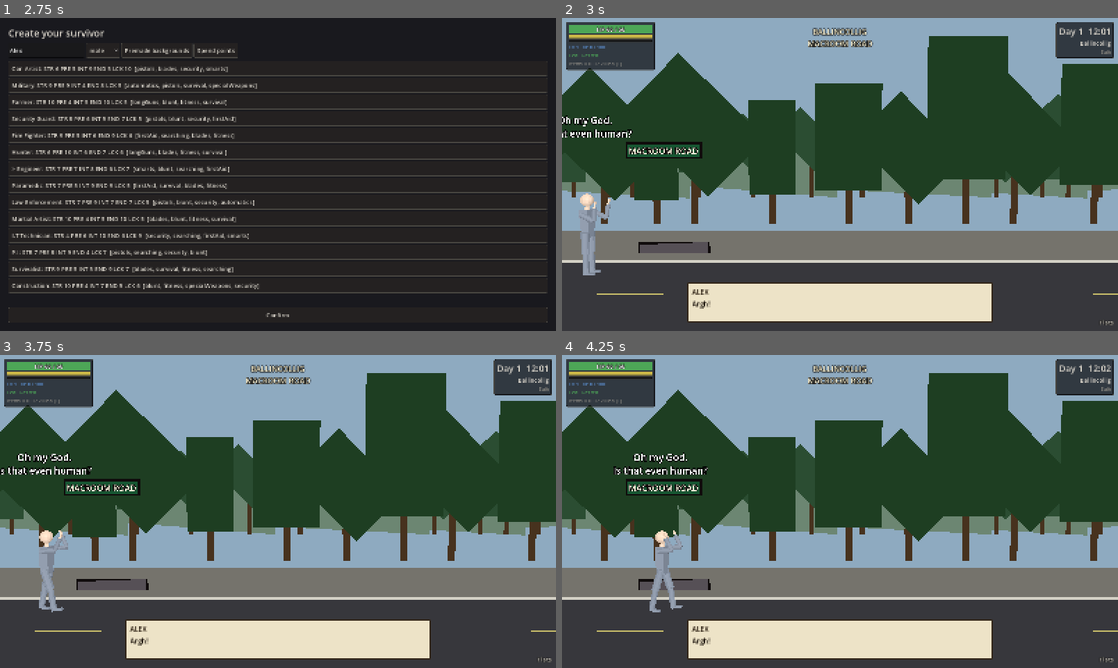
Above: before the commit, frames 1-4 (two rows, left to right).
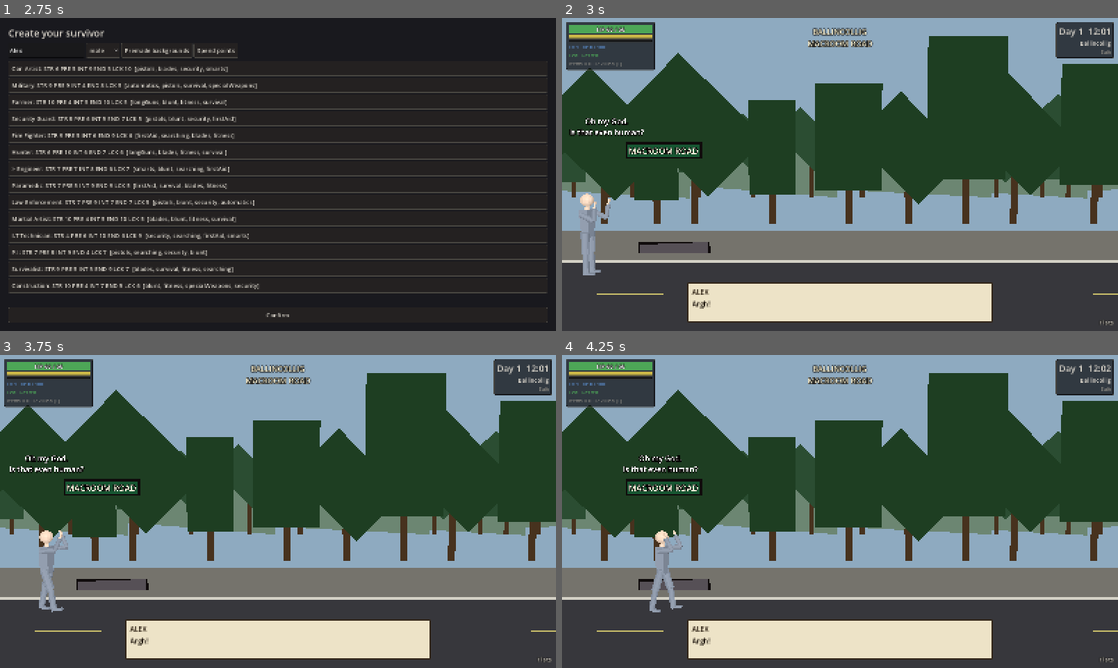
Above: after the commit, the same moments.

Repository: Natkiio/union-city-3d-remake
Game: Godot game, scene res://scenes/ui/main_menu.tscn
Two runs of this game, one before a commit and one after it. Both use one fixed random seed, a clock stepped at 60 frames per second and the inputs below.
Inputs (mouse positions are in pixels of both pictures, inside the frame that each line leads up to):
- Up to frame 1 (2.75 s): click "New Game" at 0.5 s; click (44, 49) at 1.27 s; type "Alex" at 1.35 s; click "New Game" at 2 s
- Up to frame 2 (3 s): click "Confirm" at 2.75 s
- Up to frame 3 (3.75 s): tap Enter (ui_accept) at 3.5 s; move the mouse to (400, 495) at 3.52 s; hold D (move_right) from 3.53 s (still down); hold C (crouch) from 3.53 s (still down); click (400, 495) at 3.67 s
- Up to frame 4 (4.25 s): keep holding D (move_right); keep holding C (crouch); tap W (jump) at 3.77, 4.07 s; tap Shift (run) at 3.8 s

Frame 1 is identical in both runs. In frame 2, 0.5% of the frame differs, in the area x 0-25%, y 31-44%; in frame 3, 0.5%; in frame 4, 0.5%, in the area x 9-27%, y 31-44%.

Commit message:
In-world text goes through WorldText: fixed on-screen size, wrapped, kept inside the window
Container prompts, door prompts, NPC names, quest markers and speech bubbles
are screen-space labels (22-40px, wrapped to 260-280px). The locked state of a
container is now a second line. Wall signs share the helper and are width
capped. Verified with windowed screenshots and tests/test_labels.gd.

Diff:
--- a/scripts/loot/container.gd
+++ b/scripts/loot/container.gd
@@ -34,7 +34,7 @@
 var reopen_cooldown: float = 0.0
 var _lock_busy: bool = false
 var _body: MeshInstance3D
-var _label: Label3D
+var _label: WorldText
 var _trigger: Area3D
 
 
@@ -233,7 +233,7 @@
 	var text := "[E] %s" % title
 	if is_locked():
 		var d := lock_def()
-		text = "%s [LOCKED - %s]" % [title, str(d["lock_diff"]).to_upper()]
+		text = "%s\nLOCKED - %s" % [title, str(d["lock_diff"]).to_upper()]
 	elif searched and items.is_empty():
 		text = "%s (empty)" % title
 	_label.text = text
@@ -308,11 +308,8 @@
 	hover.add_child(hshape)
 	add_child(hover)
 
-	_label = Label3D.new()
+	_label = WorldText.make("", WorldText.Kind.PROMPT)
 	_label.name = "Prompt"
-	_label.billboard = BaseMaterial3D.BILLBOARD_ENABLED
-	_label.no_depth_test = true
-	_label.pixel_size = 0.01
 	_label.position = Vector3(0, maxf(size.y, 1.0) + 0.5, 0.0)
 	_label.visible = false
 	add_child(_label)
--- a/scripts/story/npc.gd
+++ b/scripts/story/npc.gd
@@ -31,7 +31,7 @@
 const LABEL_GAP := 0.3
 
 var model: Node3D
-var _label: Label3D
+var _label: WorldText
 var _anim: AnimationPlayer
 var _built: bool = false
 
@@ -88,9 +88,7 @@
 		_anim.get_animation("Idle").loop_mode = Animation.LOOP_PINGPONG
 		_anim.play("Idle")
 		_anim.seek(randf() * _anim.current_animation_length, true) # crowds do not sync
-	_label = Label3D.new()
-	_label.billboard = BaseMaterial3D.BILLBOARD_ENABLED
-	_label.pixel_size = 0.006
+	_label = WorldText.make("", WorldText.Kind.NAME)
 	_label.position.y = 2.1
 	_label.visible = false
 	add_child(_label)
--- /dev/null
+++ b/scripts/ui/world_text.gd
@@ -0,0 +1,81 @@
+class_name WorldText
+extends Label3D
+## One place for in-world text (Label3D): prompts, names, bubbles, markers, signs.
+## Screen-space kinds (PROMPT, NAME, BUBBLE, MARKER) are fixed_size: a constant
+## on-screen size at any camera distance, wrapped to a width and nudged back
+## inside the window when they would run off an edge. SIGN kinds sit on walls and
+## scale with the scene, so they stay world-sized but are capped in width.
+
+enum Kind { PROMPT, NAME, BUBBLE, MARKER, TITLE, SIGN }
+
+## On-screen pixels per font pixel for a fixed_size label at pixel_size FIXED_PS.
+const FIXED_PS := 0.0007
+const SCREEN_SCALE := 1.0
+const SCREEN_MARGIN := 10.0
+const OUTLINE := Color(0.05, 0.04, 0.04)
+const MAX_SCREEN_WIDTH := 1.0 / 3.0 ## of the window, for any screen-space kind
+
+## kind -> [font_size (= on-screen px), wrap width in font px, outline px, fixed]
+const SPEC := {
+	Kind.PROMPT: [24, 260, 7, true],
+	Kind.NAME: [24, 260, 7, true],
+	Kind.BUBBLE: [24, 280, 7, true],
+	Kind.MARKER: [40, 80, 10, true],
+	Kind.TITLE: [30, 640, 8, false],
+	Kind.SIGN: [28, 420, 8, false],
+}
+
+var kind: int = Kind.PROMPT
+var clamp_to_screen := false
+
+
+## A ready label. `color` defaults to white; world-sized kinds ignore font_px
+## unless given (wall signs pick their own size).
+static func make(text: String, k: int = Kind.PROMPT, color: Color = Color.WHITE, font_px: int = 0) -> WorldText:
+	var l := WorldText.new()
+	l.kind = k
+	var s: Array = SPEC[k]
+	var fixed: bool = s[3]
+	l.font_size = font_px if font_px > 0 else int(s[0])
+	l.width = float(s[1])
+	l.autowrap_mode = TextServer.AUTOWRAP_WORD_SMART
+	l.outline_size = int(s[2])
+	l.outline_modulate = OUTLINE
+	l.modulate = color
+	l.horizontal_alignment = HORIZONTAL_ALIGNMENT_CENTER
+	l.shaded = false
+	l.double_sided = false
+	l.text = text
+	if fixed:
+		l.fixed_size = true
+		l.pixel_size = FIXED_PS
+		l.no_depth_test = true
+		l.billboard = BaseMaterial3D.BILLBOARD_ENABLED
+		l.clamp_to_screen = true
+	else:
+		l.pixel_size = 0.006
+	return l
+
+
+## Largest on-screen width, px, this label can take (fixed kinds only).
+func max_screen_px(viewport_w: float) -> float:
+	return minf(width * SCREEN_SCALE, viewport_w * MAX_SCREEN_WIDTH) if fixed_size else width * SCREEN_SCALE
+
+
+func _process(_delta: float) -> void:
+	if not clamp_to_screen or not visible or not is_inside_tree():
+		return
+	var cam := get_viewport().get_camera_3d()
+	if cam == null or cam.is_position_behind(global_position):
+		return
+	var vp := get_viewport().get_visible_rect().size
+	var f: Font = font if font != null else ThemeDB.fallback_font
+	var size := f.get_multiline_string_size(text, HORIZONTAL_ALIGNMENT_CENTER, width, font_size)
+	var half := (minf(size.x, width) * 0.5 + outline_size) * SCREEN_SCALE
+	var sx := cam.unproject_position(global_position).x
+	var shift := 0.0
+	if sx - half < SCREEN_MARGIN:
+		shift = SCREEN_MARGIN - (sx - half)
+	elif sx + half > vp.x - SCREEN_MARGIN:
+		shift = (vp.x - SCREEN_MARGIN) - (sx + half)
+	offset.x = shift / SCREEN_SCALE
--- a/scripts/world/level_builder.gd
+++ b/scripts/world/level_builder.gd
@@ -230,14 +230,8 @@
 	cs.position = Vector3(0, 1.2, visual_z + depth * 0.5)
 	area.add_child(cs)
 	area.position = Vector3(x, 0, 0)
-	var prompt := Label3D.new()
+	var prompt := WorldText.make("", WorldText.Kind.PROMPT, Color(1, 0.95, 0.6))
 	prompt.name = "Prompt"
-	prompt.font_size = 36
-	prompt.pixel_size = 0.006
-	prompt.outline_size = 10
-	prompt.modulate = Color(1, 0.95, 0.6)
-	prompt.billboard = BaseMaterial3D.BILLBOARD_ENABLED
-	prompt.no_depth_test = true
 	prompt.position = Vector3(0, 2.4, 0.2)
 	area.add_child(prompt)
 	area.prompt = prompt
--- a/scripts/world/run_glue.gd
+++ b/scripts/world/run_glue.gd
@@ -178,15 +178,8 @@
 	var old := target.get_node_or_null("SpeechBubble")
 	if old != null:
 		old.free()
-	var l := Label3D.new()
+	var l := WorldText.make(text, WorldText.Kind.BUBBLE)
 	l.name = "SpeechBubble"
-	l.text = text
-	l.font_size = 40
-	l.pixel_size = 0.005
-	l.outline_size = 12
-	l.billboard = BaseMaterial3D.BILLBOARD_ENABLED
-	l.no_depth_test = true
-	l.modulate = Color(1, 1, 1)
 	l.position = Vector3(0, 2.2, 0)
 	target.add_child(l)
 	var t := l.create_tween()
@@ -268,15 +261,9 @@
 				label.visible = false
 			continue
 		if label == null:
-			label = Label3D.new()
+			label = WorldText.make("", WorldText.Kind.MARKER, Color(1.0, 0.85, 0.2))
 			label.name = MARKER_NAME
-			label.font_size = 96
-			label.pixel_size = 0.006
-			label.outline_size = 18
-			label.billboard = BaseMaterial3D.BILLBOARD_ENABLED
-			label.no_depth_test = true
 			label.position = Vector3(0, 2.5, 0)
-			label.modulate = Color(1.0, 0.85, 0.2)
 			npc.add_child(label)
 		label.text = mark
 		label.visible = true
--- a/scripts/world/set_dressing.gd
+++ b/scripts/world/set_dressing.gd
@@ -79,16 +79,8 @@
 
 
 func label(parent: Node3D, pos: Vector3, text: String, font_size: int = 48, color: Color = Color(0.95, 0.93, 0.85)) -> Label3D:
-	var l := Label3D.new()
-	l.text = text
-	l.font_size = font_size
-	l.pixel_size = 0.006
-	l.modulate = color
-	l.outline_modulate = OUTLINE
-	l.outline_size = 10
+	var l := WorldText.make(text, WorldText.Kind.SIGN, color, font_size)
 	l.position = pos
-	l.shaded = false
-	l.double_sided = false
 	parent.add_child(l)
 	return l
 
--- /dev/null
+++ b/tests/test_labels.gd
@@ -0,0 +1,25 @@
+extends "res://tests/test_base.gd"
+## In-world text goes through WorldText: bounded size, wrapped, fixed on screen.
+
+func run() -> void:
+	var long_text := "Oh my God. Is that even human? I really do not want to find out what happened here."
+	for k in [WorldText.Kind.PROMPT, WorldText.Kind.NAME, WorldText.Kind.BUBBLE, WorldText.Kind.MARKER]:
+		var l := WorldText.make(long_text, k)
+		var tag := str(WorldText.Kind.find_key(k))
+		check("%s is fixed size" % tag, l.fixed_size and l.billboard == BaseMaterial3D.BILLBOARD_ENABLED)
+		check("%s pixel_size small" % tag, l.pixel_size <= 0.001)
+		check("%s font <= 40px" % tag, l.font_size <= 40)
+		check("%s width <= 1/3 of 1600" % tag, l.width * WorldText.SCREEN_SCALE <= 1600.0 / 3.0)
+		check("%s wraps" % tag, l.autowrap_mode != TextServer.AUTOWRAP_OFF)
+		var f := ThemeDB.fallback_font
+		var one := f.get_string_size(long_text, HORIZONTAL_ALIGNMENT_LEFT, -1, l.font_size)
+		var wrapped := f.get_multiline_string_size(long_text, HORIZONTAL_ALIGNMENT_CENTER, l.width, l.font_size, -1, TextServer.BREAK_WORD_BOUND)
+		if k != WorldText.Kind.MARKER:
+			check("%s long text wraps to several lines" % tag, wrapped.y > one.y * 1.5 and wrapped.x <= l.width + 1.0)
+		l.free()
+	var sign := WorldText.make("EXIT", WorldText.Kind.SIGN)
+	check("sign is world sized but width capped", not sign.fixed_size and sign.width * sign.pixel_size < 4.0)
+	sign.free()
+	var c := WorldText.make("Gun Cabinet\nLOCKED - NORMAL", WorldText.Kind.PROMPT)
+	check("two line prompt keeps its break", c.text.contains("\n"))
+	c.free()
Not shown, added: scripts/ui/world_text.gd.uid
Not shown, added: tests/test_labels.gd.uid
